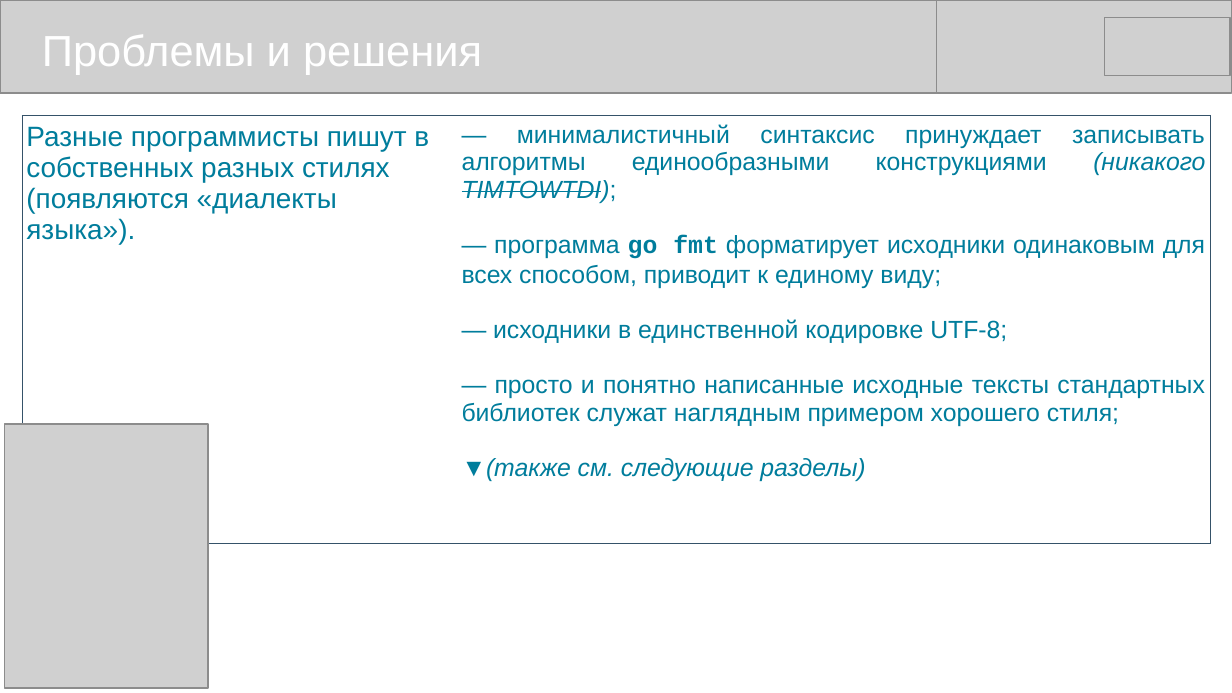
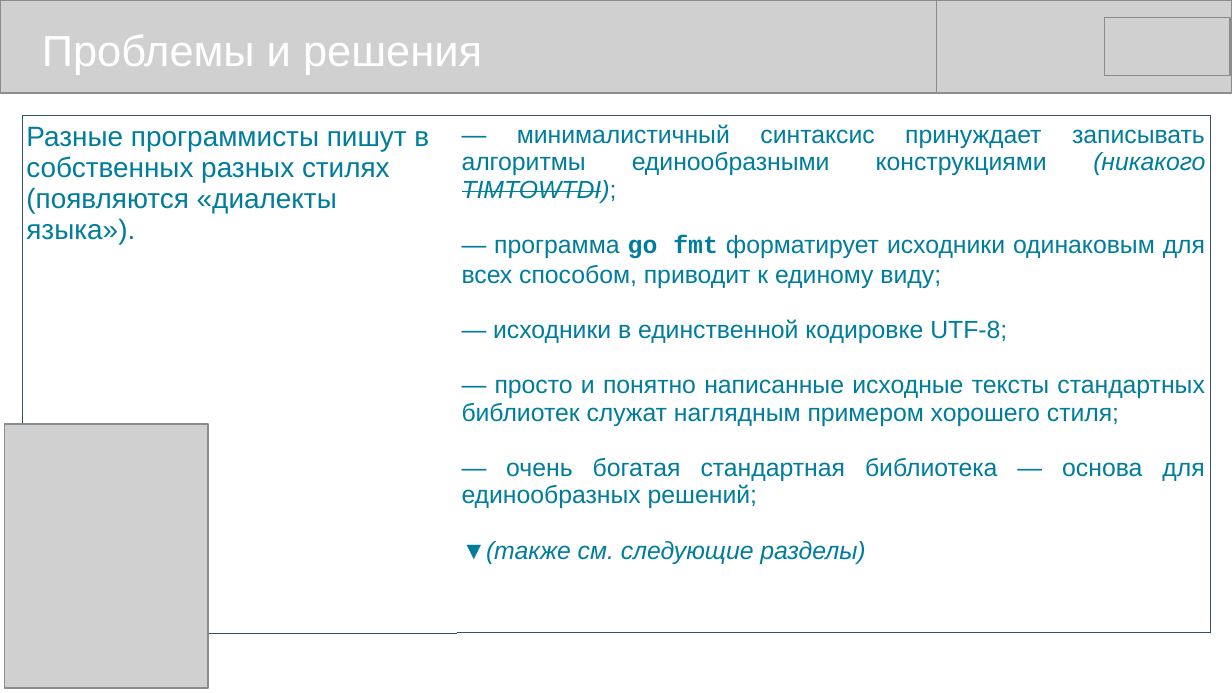
Before and after one commit to mike-shock/Go_language, a slide deck: slide 7 of view/Go_View.odp. Drawn at 1232x693 pixels with LibreOffice and Linux fonts; fonts in the diff are those of the drawing; grey boxes stand for pictures. Boxes give left, top, right and bottom in pixels: in the first picture for what was removed or moved away, otherwise in the second. Text is boxed around its words. In the diff, an @@ line names an element or a change of style, - is before the commit and + after.

```diff
--- a/view/Go_View.odp
+++ b/view/Go_View.odp
@@ table at <box>22,115,1211,595</box> @@
-row 1, column 2: — минималистичный синтаксис принуждает записывать алгоритмы единообразными конструкциями (никакого TIMTOWTDI); / — программа go fmt форматирует исходники одинаковым для всех способом, приводит к единому виду; / — исходники в единственной кодировке UTF-8; / — просто и понятно написанные исходные тексты стандартных библиотек служат наглядным примером хорошего стиля; / ▼(также см. следующие разделы)
+row 1, column 2: — минималистичный синтаксис принуждает записывать алгоритмы единообразными конструкциями (никакого TIMTOWTDI); / — программа go fmt форматирует исходники одинаковым для всех способом, приводит к единому виду; / — исходники в единственной кодировке UTF-8; / — просто и понятно написанные исходные тексты стандартных библиотек служат наглядным примером хорошего стиля; / — очень богатая стандартная библиотека — основа для единообразных решений; / ▼(также см. следующие разделы)
```
Also in this commit, not shown: 6 other slides changed, 3 other files.
